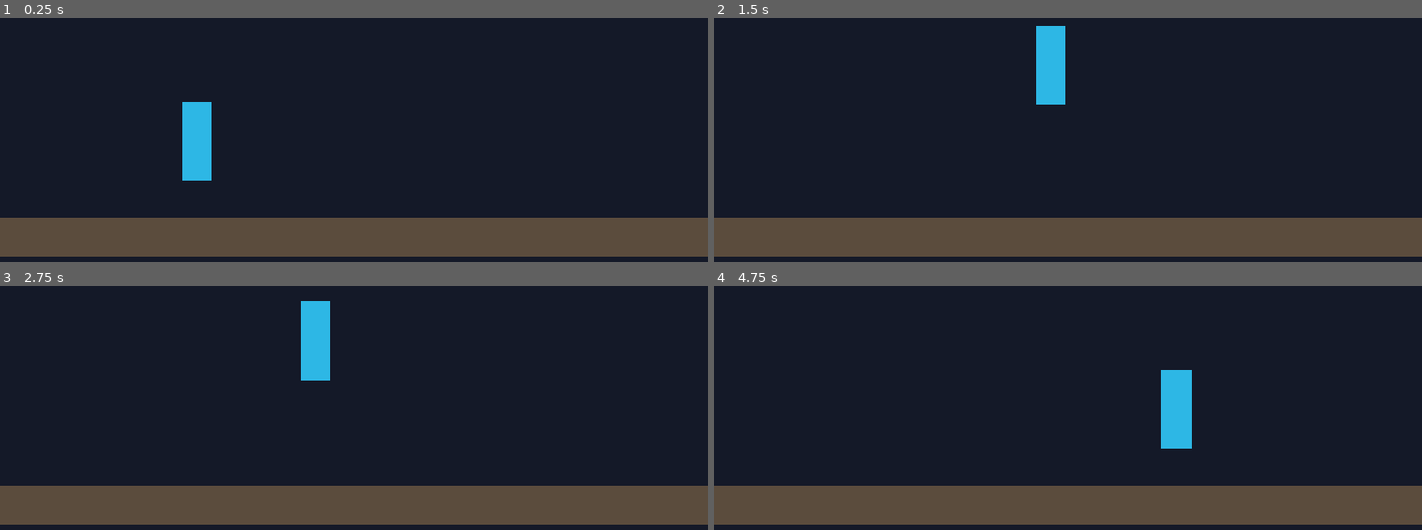
Above: before the commit, frames 1-4 (two rows, left to right).
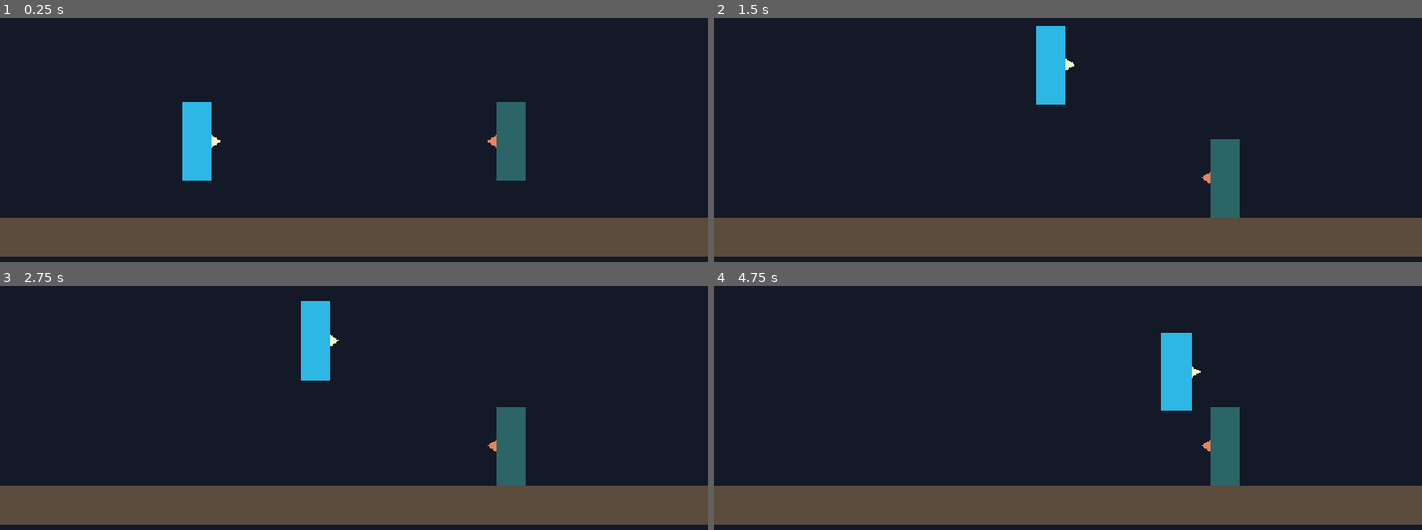
Above: after the commit, the same moments.

Repository: NZach44/Samurai-cop
Game: Godot game, scene res://scenes/arenas/test_arena.tscn
Two runs of this game, one before a commit and one after it. Both use one fixed random seed, a clock stepped at 60 frames per second and the inputs below.
Inputs:
- Up to frame 1 (0.25 s): no input
- Up to frame 2 (1.5 s): hold D (p1_right) from 0.53 s (still down); tap F (p1_punch) at 0.6 s; tap W (p1_jump) at 0.77, 0.8, 1.07, 1.35 s
- Up to frame 3 (2.75 s): tap W (p1_jump) at 1.52, 1.82, 2.3 s; tap F (p1_punch) at 1.55, 2.1 s; release D (p1_right) at 2.03 s; hold A (p1_left) from 2.03 s (still down)
- Up to frame 4 (4.75 s): release A (p1_left) at 2.78 s; hold D (p1_right) 2.78-4.28 s; tap F (p1_punch) at 2.85, 4.35 s; tap W (p1_jump) at 3.02, 3.32, 3.6, 3.77, 4.07, 4.52 s; hold A (p1_left) from 4.28 s (still down)

The runs differ from the first frame. In frame 1, 1.4% of the frame differs, in the area x 29-75%, y 34-67%; in frame 2, 1.4%; in frame 3, 1.4%; in frame 4, 2.7%, in the area x 63-75%, y 19-82%.

Commit message:
milestone 4

Diff:
--- a/project.godot
+++ b/project.godot
@@ -73,6 +73,11 @@
 "events": [Object(InputEventKey,"resource_local_to_scene":false,"resource_name":"","device":-1,"window_id":0,"alt_press …(195 unchanged characters)…
 ]
 }
+p2_jump={
+"deadzone": 0.2,
+"events": [Object(InputEventKey,"resource_local_to_scene":false,"resource_name":"","device":-1,"window_id":0,"alt_pressed":false,"shift_pressed":false,"ctrl_pressed":false,"meta_pressed":false,"pressed":false,"keycode":0,"physical_keycode":4194320,"key_label":0,"unicode":0,"location":0,"echo":false,"script":null)
+]
+}
 p2_up={
 "deadzone": 0.2,
 "events": [Object(InputEventKey,"resource_local_to_scene":false,"resource_name":"","device":-1,"window_id":0,"alt_press …(195 unchanged characters)…
--- a/scenes/arenas/test_arena.tscn
+++ b/scenes/arenas/test_arena.tscn
@@ -22,5 +22,15 @@
 [node name="CollisionShape2D" type="CollisionShape2D" parent="Floor"]
 shape = SubResource("RectangleShape2D_floor")
 
-[node name="Fighter" parent="." instance=ExtResource("1_fighter")]
+[node name="Fighter1" parent="." node_paths=PackedStringArray("opponent") instance=ExtResource("1_fighter")]
 position = Vector2(320, 400)
+opponent = NodePath("../Fighter2")
+
+[node name="Fighter2" parent="." node_paths=PackedStringArray("opponent") instance=ExtResource("1_fighter")]
+modulate = Color(0.95, 0.55, 0.45, 1)
+position = Vector2(832, 400)
+left_action = &"p2_left"
+right_action = &"p2_right"
+jump_action = &"p2_jump"
+punch_action = &"p2_punch"
+opponent = NodePath("../Fighter1")
--- a/scenes/fighters/fighter.tscn
+++ b/scenes/fighters/fighter.tscn
@@ -1,16 +1,45 @@
-[gd_scene load_steps=3 format=3]
+[gd_scene load_steps=4 format=3]
 
 [ext_resource type="Script" path="res://scripts/fighters/fighter.gd" id="1_fighter"]
 
 [sub_resource type="RectangleShape2D" id="RectangleShape2D_fighter"]
 size = Vector2(48, 128)
 
+[sub_resource type="RectangleShape2D" id="RectangleShape2D_punch"]
+size = Vector2(48, 36)
+
 [node name="Fighter" type="CharacterBody2D"]
 script = ExtResource("1_fighter")
 
-[node name="PlaceholderVisual" type="Polygon2D" parent="."]
+[node name="Visuals" type="Node2D" parent="."]
+
+[node name="PlaceholderVisual" type="Polygon2D" parent="Visuals"]
 polygon = PackedVector2Array(-24, -64, 24, -64, 24, 64, -24, 64)
 color = Color(0.18, 0.72, 0.9, 1)
 
+[node name="FacingMarker" type="Polygon2D" parent="Visuals"]
+polygon = PackedVector2Array(24, -10, 40, 0, 24, 10)
+color = Color(0.95, 0.95, 0.8, 1)
+
+[node name="PunchHitBox" type="Area2D" parent="Visuals"]
+position = Vector2(48, -24)
+collision_layer = 0
+collision_mask = 2
+monitoring = false
+monitorable = false
+
+[node name="CollisionShape2D" type="CollisionShape2D" parent="Visuals/PunchHitBox"]
+shape = SubResource("RectangleShape2D_punch")
+
 [node name="CollisionShape2D" type="CollisionShape2D" parent="."]
 shape = SubResource("RectangleShape2D_fighter")
+
+[node name="HurtBox" type="Area2D" parent="."]
+collision_layer = 2
+collision_mask = 0
+monitoring = false
+
+[node name="CollisionShape2D" type="CollisionShape2D" parent="HurtBox"]
+shape = SubResource("RectangleShape2D_fighter")
+
+[connection signal="area_entered" from="Visuals/PunchHitBox" to="." method="_on_punch_hit_box_area_entered"]
--- a/scripts/fighters/fighter.gd
+++ b/scripts/fighters/fighter.gd
@@ -2,15 +2,66 @@
 
 @export var move_speed: float = 240.0
 @export var jump_velocity: float = 600.0
+@export var left_action: StringName = &"p1_left"
+@export var right_action: StringName = &"p1_right"
+@export var jump_action: StringName = &"p1_jump"
+@export var punch_action: StringName = &"p1_punch"
+@export var opponent: Node2D
+@export var punch_startup_time: float = 0.12
+@export var punch_active_time: float = 0.10
+@export var punch_recovery_time: float = 0.20
+
+@onready var visuals: Node2D = $Visuals
+@onready var punch_hit_box: Area2D = $Visuals/PunchHitBox
+
+var is_punching: bool = false
+var punch_is_active: bool = false
+var hit_target_ids: Dictionary = {}
 
 
 func _physics_process(delta: float) -> void:
-	var move_direction: float = Input.get_axis("p1_left", "p1_right")
+	var move_direction: float = Input.get_axis(left_action, right_action)
 	velocity.x = move_direction * move_speed
 
 	if not is_on_floor():
 		velocity += get_gravity() * delta
-	elif Input.is_action_just_pressed("p1_jump"):
+	elif Input.is_action_just_pressed(jump_action):
 		velocity.y = -jump_velocity
 
+	if Input.is_action_just_pressed(punch_action) and not is_punching:
+		_start_punch()
+
 	move_and_slide()
+	_face_opponent()
+
+
+func _face_opponent() -> void:
+	if is_instance_valid(opponent) and not is_equal_approx(global_position.x, opponent.global_position.x):
+		visuals.scale.x = signf(opponent.global_position.x - global_position.x)
+
+
+func _start_punch() -> void:
+	is_punching = true
+	hit_target_ids.clear()
+	await get_tree().create_timer(punch_startup_time).timeout
+
+	punch_is_active = true
+	punch_hit_box.set_deferred("monitoring", true)
+	await get_tree().create_timer(punch_active_time).timeout
+
+	punch_is_active = false
+	punch_hit_box.set_deferred("monitoring", false)
+	await get_tree().create_timer(punch_recovery_time).timeout
+	is_punching = false
+
+
+func _on_punch_hit_box_area_entered(hurt_box: Area2D) -> void:
+	if not punch_is_active:
+		return
+
+	var target: Node = hurt_box.get_parent()
+	if target == self or hit_target_ids.has(target.get_instance_id()):
+		return
+
+	hit_target_ids[target.get_instance_id()] = true
+	print("PUNCH HIT: %s hit %s" % [name, target.name])
